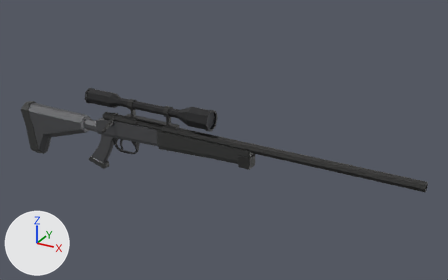
One commit to the glTF model ASSETS/props/sniper_rifle_no_bipod/sniper_rifle_no_bipod.glb: the scene before it, then after it.
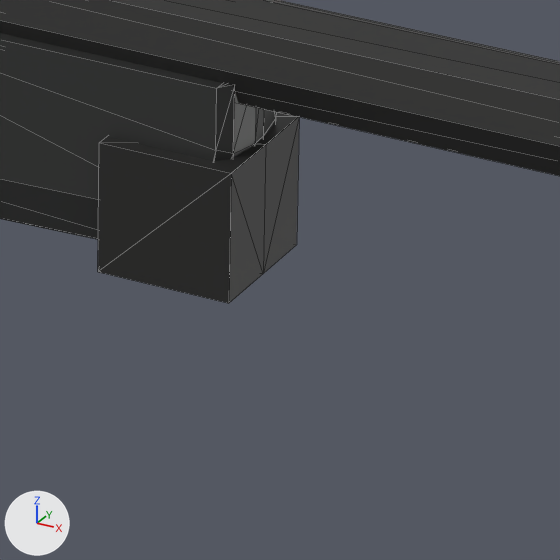
Each version is shown whole from a 50 mm camera at (5.0, -6.74, 3.96) aimed at (1.18, 0.21, 0.48), then close up on the part from 51% to 62% of the width and 51% to 68% of the height. Lighting does not change. The marker at lower left points along +X, +Y and +Z. The first two pictures are the older version. The close-ups show mesh edges as thin lines. Where no turn or scale is listed for an object, it has been applied to the vertices. Vertices at exactly the same position are counted once.

In view in the first close-up: 'SniperRifle_5'.
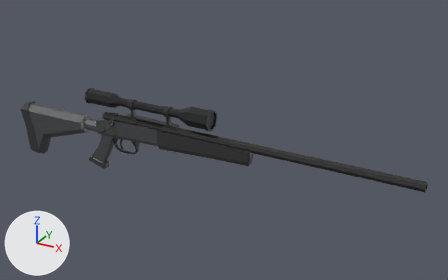
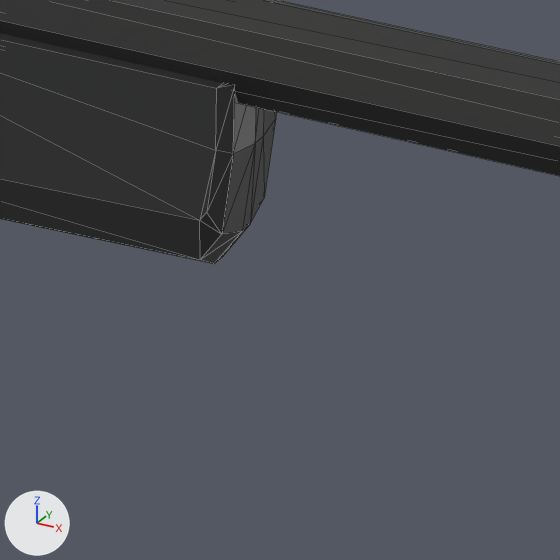
The change, as JSON lines over the scene's bpy script:
```json
{"block": "me_sniperrifle_5", "where": "# used by ob_sniperrifle_5; location = (0.0, 0.0, 0.0)"}
{"op": "remove", "block": "me_sniperrifle_5", "code": "me_sniperrifle_5.from_pydata(...)  # 644 vertices, 1232 faces; spans x -2.36..3.98, y -0.3..0.15, z -0.36..0.99"}
{"op": "add", "block": "me_sniperrifle_5", "code": "me_sniperrifle_5.from_pydata(...)  # 632 vertices, 1212 faces; spans x -2.36..3.98, y -0.3..0.15, z -0.36..0.99"}
{"block": "me_sniperrifle_5", "change": "me_sniperrifle_5 part 1: the loose piece of 12 vertices spanning x 1.56..1.73, y -0.09..0.08, z 0.29..0.45 is deleted"}
```

Where the change shows, as pixel boxes [x1, y1, x2, y2] in the close-ups (560 x 560 px):
```json
{"object": "SniperRifle_5", "change": "reshaped", "before": [0, 0, 560, 303], "after": [0, 0, 560, 264]}
{"part": 1, "of": "me_sniperrifle_5", "change": "deleted", "before": [98, 112, 299, 303]}
```
